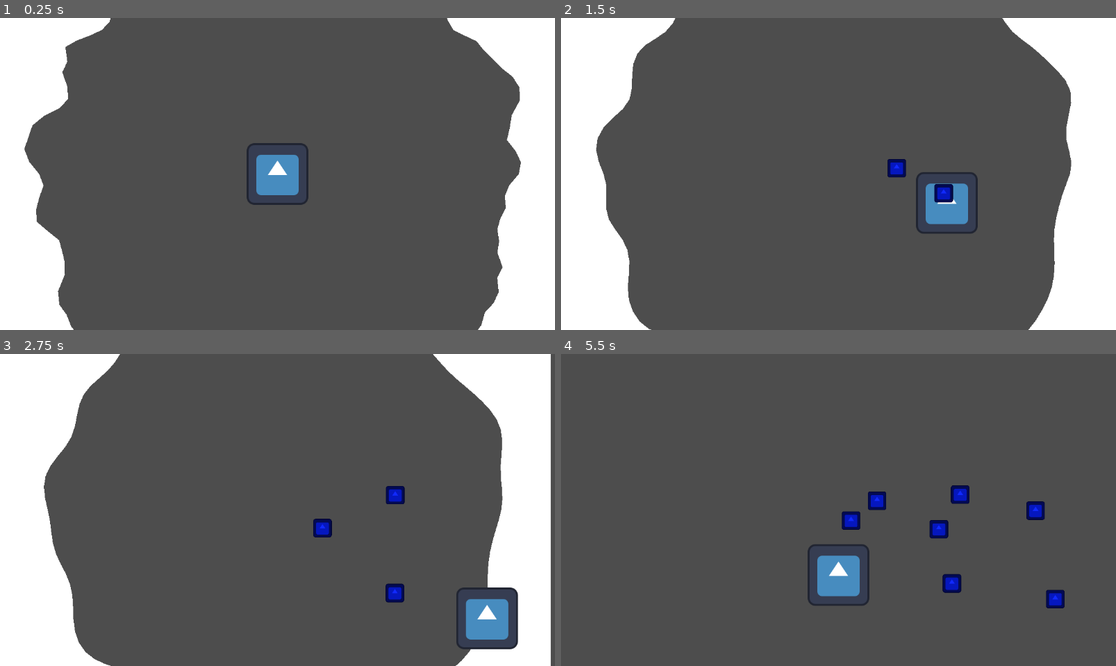
Above: before the commit, frames 1-4 (two rows, left to right).
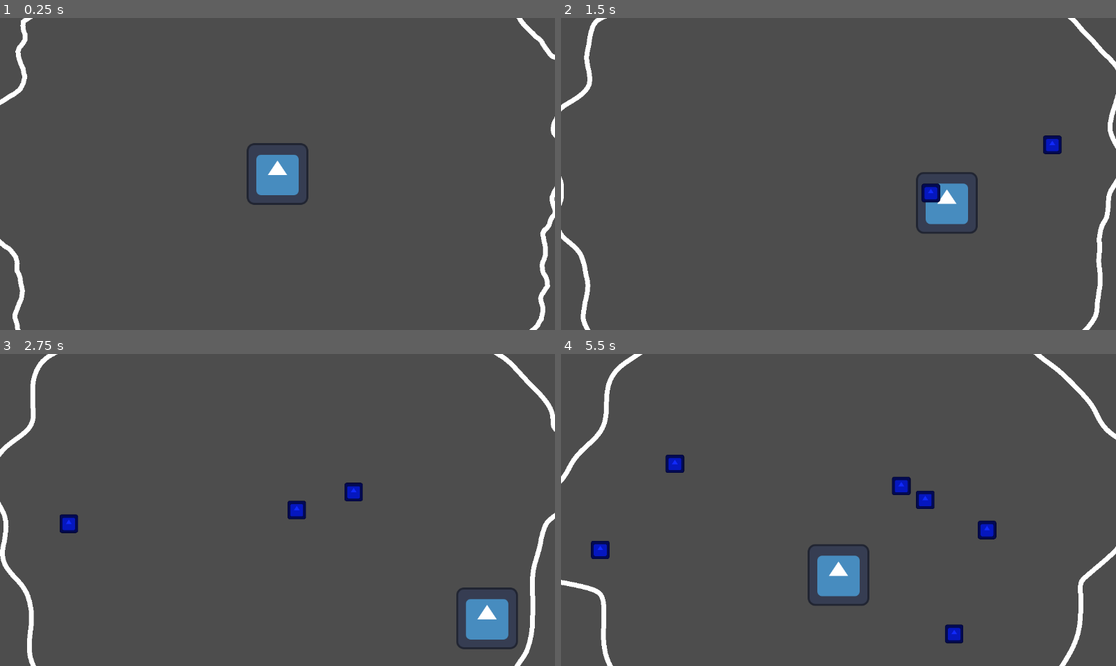
Above: after the commit, the same moments.

Repository: ekaktusz/bullet-hell-jam-7
Game: Godot game, scene res://Scenes/Gameloop/gameloop.tscn
Two runs of this game, one before a commit and one after it. Both use one fixed random seed, a clock stepped at 60 frames per second and the inputs below. Before the commit the project starts from res://Scenes/Gameloop/node_2d.tscn. The engine's default icon, where the game draws it, is replaced by a stand-in: a white triangle on a blue panel in a dark square.
Inputs (mouse positions are in pixels of both pictures, inside the frame that each line leads up to):
- Up to frame 1 (0.25 s): no input
- Up to frame 2 (1.5 s): move the mouse to (960, 158) at 0.52 s; hold Right (ui_right) 0.53-1.28 s; click (960, 158) at 0.67 s; move the mouse to (727, 189) at 1.27 s; hold Down (ui_down) from 1.28 s (still down); click (727, 189) at 1.42 s
- Up to frame 3 (2.75 s): move the mouse to (333, 441) at 2.02 s; release Down (ui_down) at 2.03 s; hold Right (ui_right) from 2.03 s (still down); click (333, 441) at 2.17 s
- Up to frame 4 (5.5 s): move the mouse to (810, 572) at 2.77 s; release Right (ui_right) at 2.78 s; hold Up (ui_up) 2.78-3.53 s; click (810, 572) at 2.92 s; move the mouse to (1005, 556) at 3.52 s; hold Left (ui_left) 3.53-5.03 s; click (1005, 556) at 3.67 s; move the mouse to (672, 463) at 4.27 s; click (672, 463) at 4.42 s; move the mouse to (866, 510) at 5.02 s; hold Down (ui_down) from 5.03 s (still down); click (866, 510) at 5.17 s

The runs differ from the first frame. In frame 1, 19% of the frame differs, in the area x 0-100%, y 0-100%; in frame 2, 22%; in frame 3, 23%; in frame 4, 4.1%.

Commit message:
rework map to line, bullets bounce and remove, apply impact smoother

Diff:
--- a/Scenes/Bullet/bullet.gd
+++ b/Scenes/Bullet/bullet.gd
@@ -1,4 +1,37 @@
 extends CharacterBody2D
+
+signal remove_bullet
+signal apply_impact
+var max_bounce = 3
+var can_bounce := true
+var bounce_cooldown := 0.1
+var time_to_remove_bullet = 0.05
 
 func _physics_process(delta: float) -> void:
 	move_and_slide()
+
+func bounce_bullet():
+	print("bounce")
+	max_bounce = max_bounce -1
+	print(max_bounce)
+	if (max_bounce == 0):
+		remove_bullet.emit(get_instance_id())
+		remove_bullet_after_timer()
+	velocity = velocity * -1
+
+func try_bounce(pos):
+	if !can_bounce:
+		return
+
+	can_bounce = false
+	bounce_bullet()
+	apply_impact.emit(pos)
+	start_cooldown()
+
+func remove_bullet_after_timer():
+	await get_tree().create_timer(time_to_remove_bullet).timeout
+	queue_free()
+
+func start_cooldown():
+	await get_tree().create_timer(bounce_cooldown).timeout
+	can_bounce = true
--- a/Scenes/Bullet/bullet.tscn
+++ b/Scenes/Bullet/bullet.tscn
@@ -1,12 +1,18 @@
 [gd_scene format=3 uid="uid://cycafl512rjsx"]
 
-[ext_resource type="Texture2D" uid="uid://bt0iwvq1jq3nh" path="res://icon.svg" id="1_v7oki"]
-[ext_resource type="Script" uid="uid://bi5qr57mm8rxe" path="res://bullet.gd" id="1_v8qja"]
+[ext_resource type="Texture2D" uid="uid://bpk8mwrd5w4tv" path="res://icon.svg" id="1_v7oki"]
+[ext_resource type="Script" uid="uid://bi5qr57mm8rxe" path="res://Scenes/Bullet/bullet.gd" id="1_v8qja"]
 
 [sub_resource type="CircleShape2D" id="CircleShape2D_v8qja"]
+radius = 83.33333
+
+[sub_resource type="CircleShape2D" id="CircleShape2D_lv0gj"]
+radius = 83.39997
 
 [node name="Bullet" type="CharacterBody2D" unique_id=15843264]
 scale = Vector2(0.3, 0.3)
+collision_layer = 4
+collision_mask = 0
 script = ExtResource("1_v8qja")
 
 [node name="CollisionShape2D" type="CollisionShape2D" parent="." unique_id=691691758]
@@ -15,3 +21,10 @@
 [node name="Sprite2D" type="Sprite2D" parent="." unique_id=404340999]
 modulate = Color(0.06666667, 0.16470589, 1, 1)
 texture = ExtResource("1_v7oki")
+
+[node name="Area2D" type="Area2D" parent="." unique_id=2004458116 groups=["bullet"]]
+
+[node name="CollisionShape2D" type="CollisionShape2D" parent="Area2D" unique_id=433703495]
+shape = SubResource("CircleShape2D_lv0gj")
+
+[connection signal="area_shape_entered" from="Area2D" to="." method="_on_area_2d_area_shape_entered"]
--- a/Scenes/Gameloop/node_2d.gd
+++ b/Scenes/Gameloop/gameloop.gd
@@ -1,28 +1,31 @@
 extends Node2D
 
-@onready var polygon_2d: Polygon2D = $Polygon2D
-#@onready var collision_polygon_2d: CollisionPolygon2D = $Area2D/CollisionPolygon2D
+#@onready var polygon_2d: Polygon2D = $Polygon2D
+@onready var polygon_2d: Line2D = $Line2D
 @onready var character_body_2d: CharacterBody2D = $CharacterBody2D
 @onready var player: CharacterBody2D = $CharacterBody2D
 @onready var bullets_container: Node2D = $Bullets
 const BULLET = preload("uid://cycafl512rjsx")
 
+#map
+var map_speed = 10
+var noise = FastNoiseLite.new()
+var wobble = 1000
+var damping = 0.97
 var points = []
+var base_radius = 600
+var segments := 512
+
+
 var bullets = []
-var base_radius = 500
-var noise = FastNoiseLite.new()
-var slowtime = 10
 var velocities = []
-var impact_force = 1000
-var impact_radius = 100
-var wobble = 100
-var damping = 0.9
 var body_size_x = 16
 var body_size_y = 16
-var bullet_speed = 100
-
-var t := 0.0
-var segments := 128
+var impact_force = 300
+var impact_radius = 100
+var bullet_speed = 500
+var shoot_cooldown = 0.1
+var can_shoot = true
 
 func _ready():
 	noise.frequency = 2
@@ -30,12 +33,11 @@
 	generate_blob(0)
 
 func _process(delta):
-	t += delta
 
 	base_radius -= delta * 20.0
 	base_radius = max(base_radius, 100.0)
 
-	update_blob(t, delta)
+	update_blob(delta)
 
 func generate_blob(time: float):
 	points.clear()
@@ -51,26 +53,10 @@
 		points.append(p)
 		velocities.append(Vector2.ZERO)
 
-	polygon_2d.polygon = points
-	#collision_polygon_2d.polygon = points
+	polygon_2d.points = points
 
 
-func apply_impact(global_hit_pos: Vector2, force: float, radius: float):
-	var local_hit = to_local(global_hit_pos)
-
-	for i in range(points.size()):
-		var p = points[i]
-		var dist = p.distance_to(local_hit)
-
-		if dist < radius:
-			var influence = 1.0 - (dist / radius)
-
-			var dir = (p - local_hit).normalized()
-
-			# add impulse instead of moving directly
-			velocities[i] += dir * force * influence
-
-func update_blob(time: float, delta: float):
+func update_blob(delta: float):
 	check_outside()
 	points.sort_custom(func(a, b):
 		return atan2(a.y, a.x) < atan2(b.y, b.x)
@@ -80,7 +66,7 @@
 		var point = points[i]
 		var velocity = velocities[i]
 
-		var inward = -point.normalized() * slowtime
+		var inward = -point.normalized() * map_speed
 
 		# 2. NEIGHBOR SPRING (this creates wobble!)
 		var prev = points[(i - 1 + points.size()) % points.size()]
@@ -96,8 +82,7 @@
 		points[i] = point
 		velocities[i] = velocity
 
-	polygon_2d.polygon = points
-	#collision_polygon_2d.polygon = points
+	polygon_2d.points = points
 
 
 func check_outside():
@@ -121,22 +106,47 @@
 			var local = to_local(p)
 
 			if !Geometry2D.is_point_in_polygon(local, points):
-				apply_impact(pos, impact_force, impact_radius)
-				bounce_bullet(bullet)
+				bullet.try_bounce(pos)
 
-func bounce_bullet(bullet):
-	bullet.velocity = bullet.velocity * -1
 func _input(event):
 	if event is InputEventMouseButton and event.pressed:
-		var bullet = BULLET.instantiate()
+		if can_shoot:
+			can_shoot = false
+			shoot_cooldown_timer()
+			var bullet = BULLET.instantiate()
 
-		var mouse_pos = get_global_mouse_position()
-		var spawn_pos = player.position
+			var mouse_pos = get_global_mouse_position()
+			var spawn_pos = player.position
 
-		var direction = (mouse_pos - to_global(spawn_pos)).normalized()
-		bullet.global_position = spawn_pos
-		bullet.velocity = direction * bullet_speed
-		print("spawn:" + str(spawn_pos))
-		print("target: " + str(mouse_pos))
-		bullets.append(bullet)
-		bullets_container.add_child(bullet)
+			var direction = (mouse_pos - to_global(spawn_pos)).normalized()
+			bullet.global_position = spawn_pos
+			bullet.velocity = direction * bullet_speed
+			print("spawn:" + str(spawn_pos))
+			print("target: " + str(mouse_pos))
+			bullets.append(bullet)
+			bullet.remove_bullet.connect(_on_bullet_remove)
+			bullet.apply_impact.connect(_on_apply_impact)
+			bullets_container.add_child(bullet)
+
+func _on_bullet_remove(id):
+	for bullet in bullets:
+		if bullet.get_instance_id() == id:
+			print(id)
+			bullets.erase(bullet)
+			return
+
+func _on_apply_impact(global_hit_pos: Vector2):
+	var local_hit = to_local(global_hit_pos)
+
+	for i in range(points.size()):
+		var point = points[i]
+		var dist = point.distance_to(local_hit)
+
+		if dist < impact_radius:
+			var influence = 1.0 - (dist / impact_radius)
+			var outward = (point - Vector2.ZERO).normalized()
+			velocities[i] += outward * impact_force * influence
+
+func shoot_cooldown_timer():
+	await get_tree().create_timer(shoot_cooldown).timeout
+	can_shoot = true
--- a/Scenes/Gameloop/node_2d.tscn
+++ b/Scenes/Gameloop/gameloop.tscn
@@ -1,26 +1,27 @@
 [gd_scene format=3 uid="uid://7ju5e2863kvy"]
 
-[ext_resource type="Script" uid="uid://dd85av81hor4g" path="res://node_2d.gd" id="1_wtcfe"]
-[ext_resource type="Texture2D" uid="uid://bt0iwvq1jq3nh" path="res://icon.svg" id="2_0e48y"]
-[ext_resource type="Script" uid="uid://b1clhw7jtx4st" path="res://character_body_2d.gd" id="2_epypp"]
+[ext_resource type="Script" uid="uid://dd85av81hor4g" path="res://Scenes/Gameloop/gameloop.gd" id="1_xfjqd"]
+[ext_resource type="Script" uid="uid://b1clhw7jtx4st" path="res://Scenes/Gameloop/character_body_2d.gd" id="2_xb6n3"]
+[ext_resource type="Texture2D" uid="uid://bpk8mwrd5w4tv" path="res://icon.svg" id="3_p0k5s"]
 
 [sub_resource type="RectangleShape2D" id="RectangleShape2D_0e48y"]
 size = Vector2(124, 121)
 
 [sub_resource type="RectangleShape2D" id="RectangleShape2D_epypp"]
 
-[node name="Node2D" type="Node2D" unique_id=63672224]
-script = ExtResource("1_wtcfe")
+[node name="Gameloop" type="Node2D" unique_id=63672224]
+script = ExtResource("1_xfjqd")
+
+[node name="Line2D" type="Line2D" parent="." unique_id=1471212257]
+closed = true
 
 [node name="Polygon2D" type="Polygon2D" parent="." unique_id=285663004]
 invert_enabled = true
 
-[node name="Area2D" type="Area2D" parent="." unique_id=1415568676]
-
 [node name="CharacterBody2D" type="CharacterBody2D" parent="." unique_id=1048394043]
-collision_layer = 0
-collision_mask = 0
-script = ExtResource("2_epypp")
+collision_layer = 8
+collision_mask = 8
+script = ExtResource("2_xb6n3")
 
 [node name="Area2D" type="Area2D" parent="CharacterBody2D" unique_id=819463165 groups=["player"]]
 
@@ -29,9 +30,11 @@
 shape = SubResource("RectangleShape2D_0e48y")
 
 [node name="Sprite2D" type="Sprite2D" parent="CharacterBody2D" unique_id=430785867]
-texture = ExtResource("2_0e48y")
+texture = ExtResource("3_p0k5s")
 
 [node name="CollisionShape2D" type="CollisionShape2D" parent="CharacterBody2D" unique_id=1942157255]
 shape = SubResource("RectangleShape2D_epypp")
 
 [node name="Bullets" type="Node2D" parent="." unique_id=2094394624]
+
+[node name="Camera2D" type="Camera2D" parent="." unique_id=2071232349]
Renamed: Scenes/Gameloop/node_2d.gd.uid -> Scenes/Gameloop/gameloop.gd.uid
